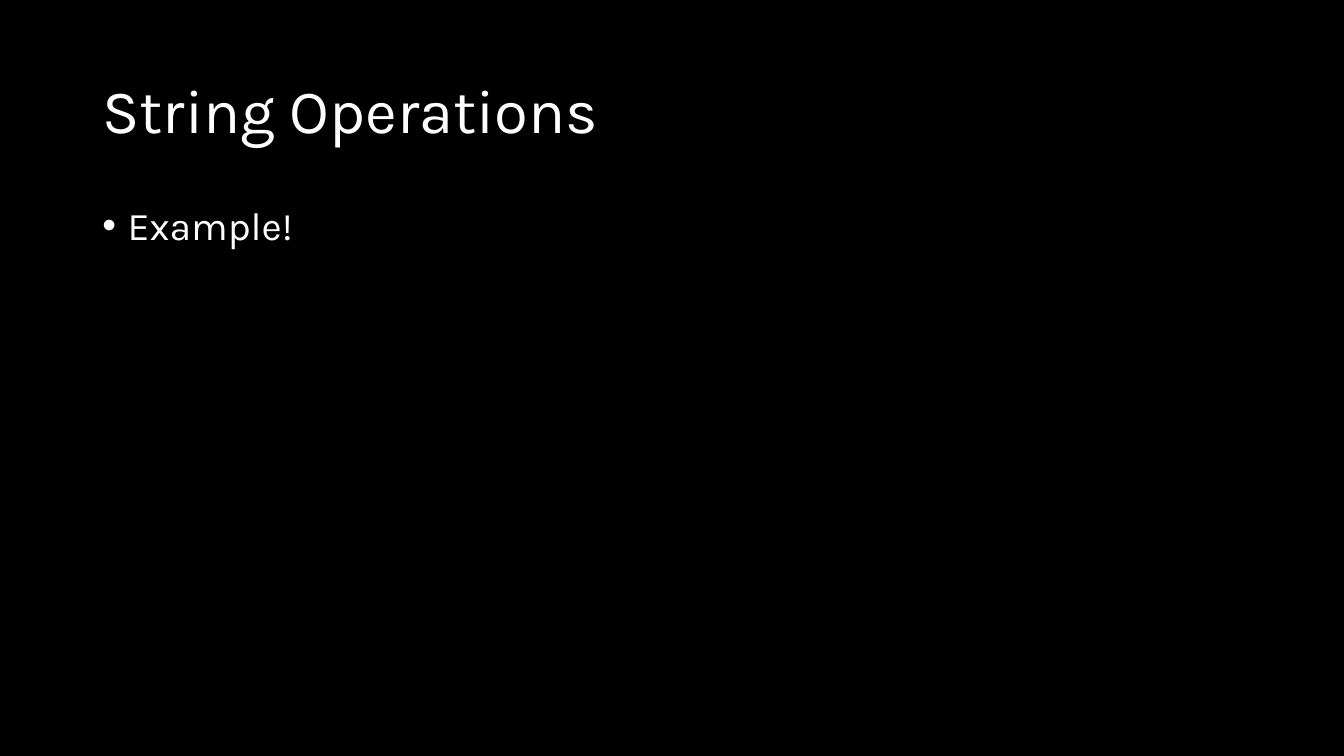
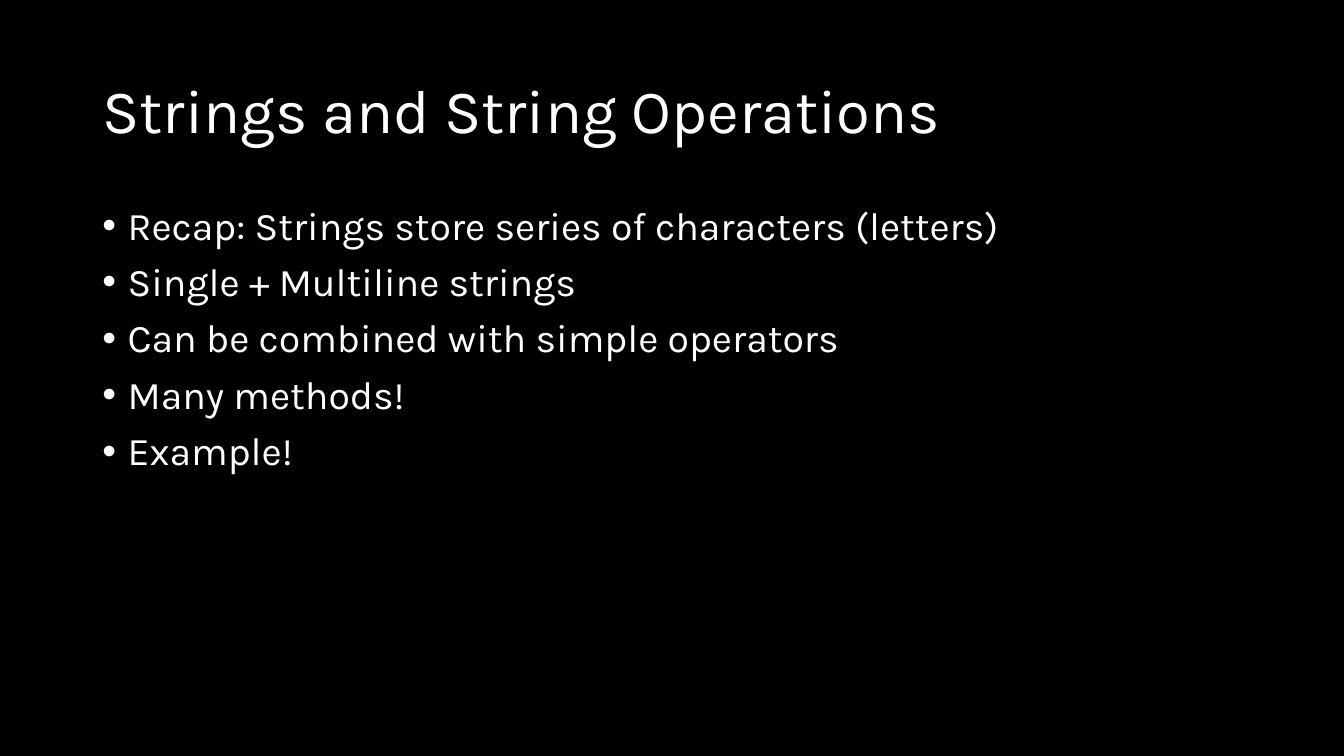
Before and after one commit to d-guh/computer-courses, a slide deck: slide 6 of intro-to-python/03/lesson-03.pptx. Drawn at 1344x756 pixels with LibreOffice and Linux fonts; fonts in the diff are those of the drawing; background and template pictures are left out. Boxes give left, top, right and bottom in pixels: in the first picture for what was removed or moved away, otherwise in the second. Text is boxed around its words. In the diff, an @@ line names an element or a change of style, - is before the commit and + after.

Commit message:
feat(intro-py/03): complete slides

```diff
--- a/intro-to-python/03/lesson-03.pptx
+++ b/intro-to-python/03/lesson-03.pptx
@@ title at [102, 90, 940, 148]: text changed @@
-String Operations
+Strings and String Operations
@@ text at [128, 211, 998, 419]: paragraphs added @@
+• Recap: Strings store series of characters (letters)
+• Single + Multiline strings
+• Can be combined with simple operators
+• Many methods!
```
Also in this commit, not shown: 7 other slides changed, 1 other file.
